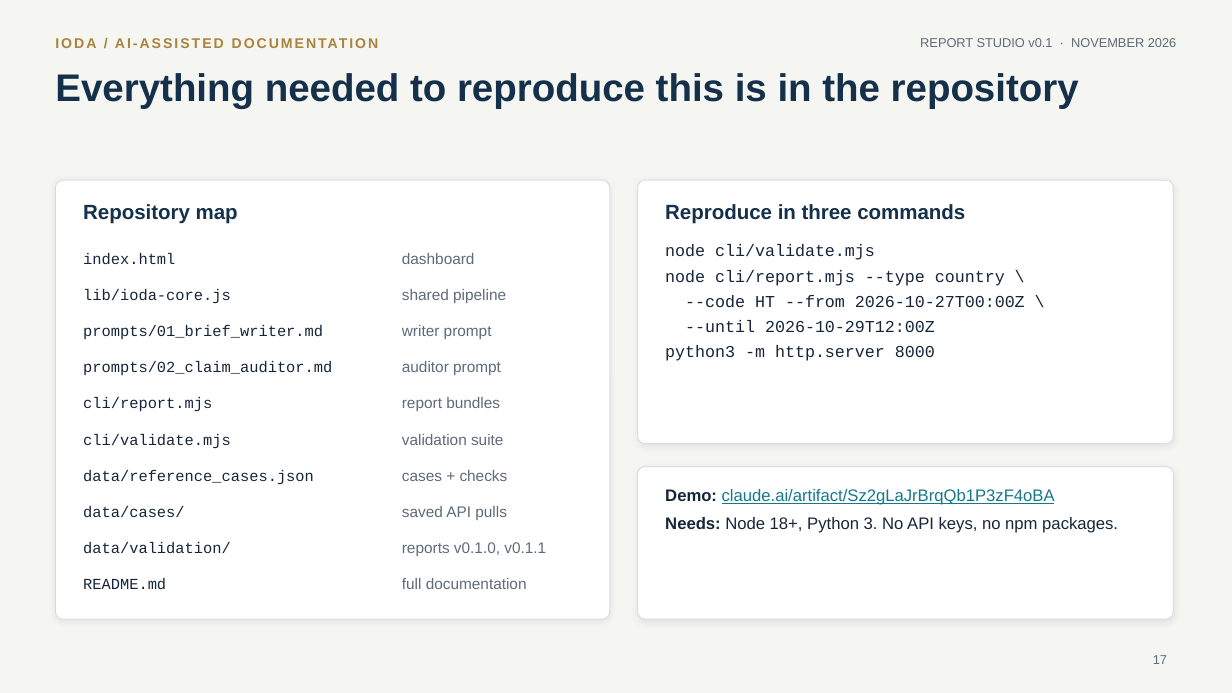
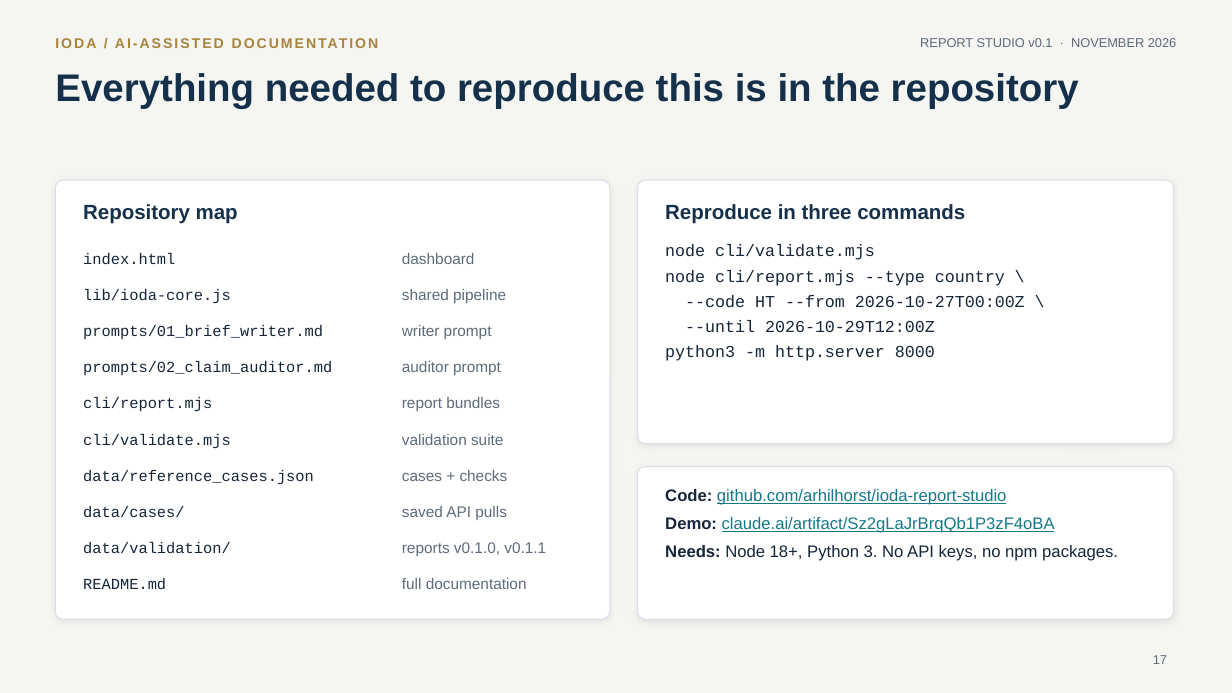
Before and after one commit to arhilhorst/ioda-report-studio, a slide deck: slide 17 of docs/IODA-Report-Studio-presentation.pptx. Drawn at 1232x693 pixels with LibreOffice and Linux fonts; fonts in the diff are those of the drawing. Boxes give left, top, right and bottom in pixels: in the first picture for what was removed or moved away, otherwise in the second. Text is boxed around its words. In the diff, an @@ line names an element or a change of style, - is before the commit and + after.

```diff
--- a/docs/IODA-Report-Studio-presentation.pptx
+++ b/docs/IODA-Report-Studio-presentation.pptx
@@ text at bbox=[665, 489, 1007, 505]: paragraph added @@
+Code: github.com/arhilhorst/ioda-report-studio
```
